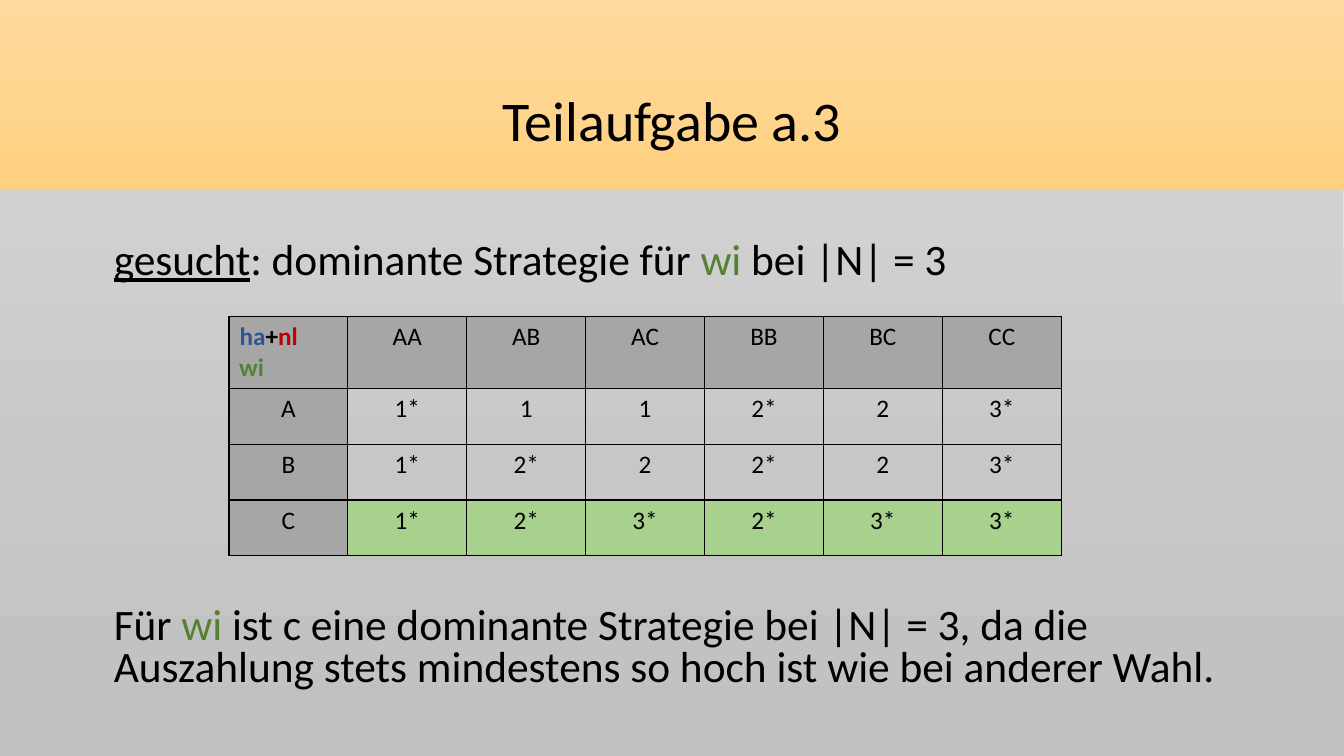
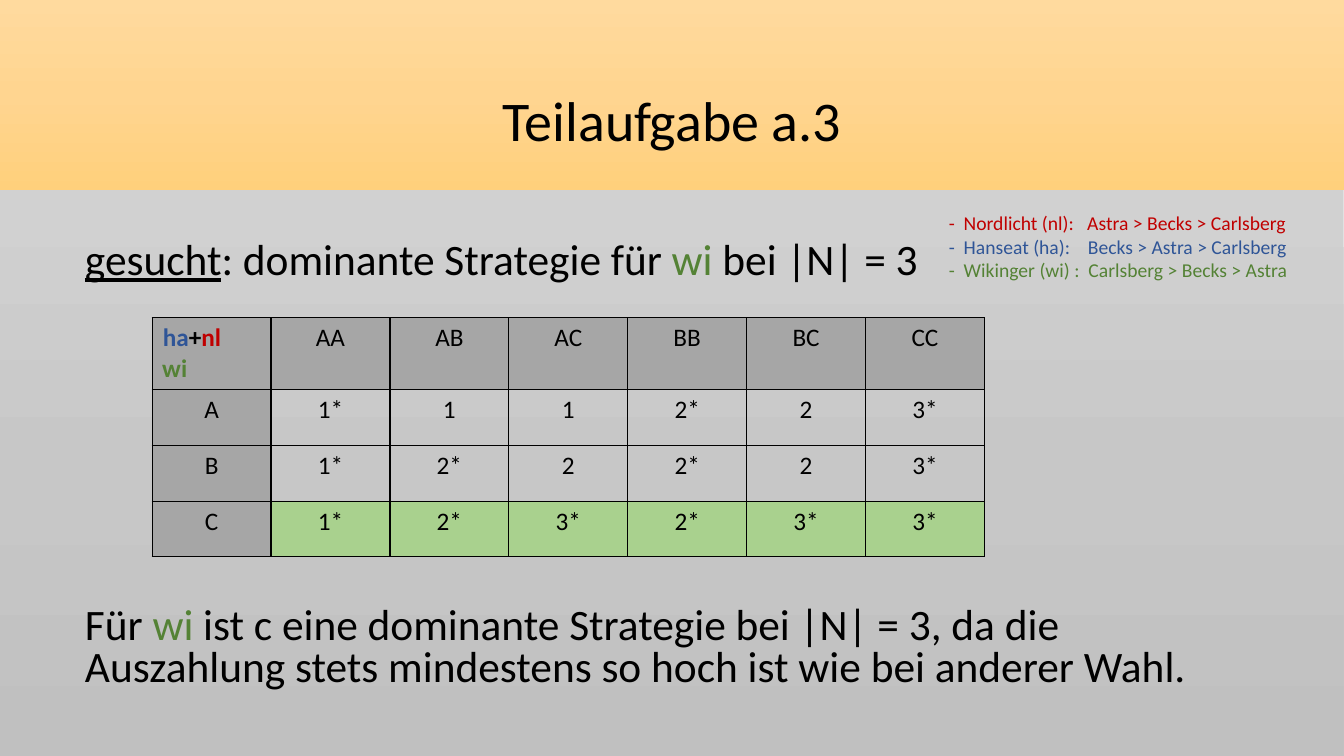
Before and after one commit to dtbinh/ws-1516-group-02, a slide deck: slide 9 of Blatt-09/Präsentation Aufgabe 09.pptx. Drawn at 1344x756 pixels with LibreOffice and Linux fonts; fonts in the diff are those of the drawing. Boxes give left, top, right and bottom in pixels: in the first picture for what was removed or moved away, otherwise in the second. Text is boxed around its words. In the diff, an @@ line names an element or a change of style, - is before the commit and + after.

```diff
--- a/Blatt-09/Präsentation Aufgabe 09.pptx
+++ b/Blatt-09/Präsentation Aufgabe 09.pptx
@@ subtitle "gesucht: dominante Strategie für wi ...": place and size @@
-subtitle "gesucht: dominante Strategie für wi ..." at [114,243,1215,690]
+subtitle "gesucht: dominante Strategie für wi ..." at [85,243,1186,690]
@@ text added at [964,216,1287,281], 14 pt, text #C00000 @@
+  - Nordlicht (nl): Astra > Becks > Carlsberg
+  - Hanseat (ha): Becks > Astra > Carlsberg
+  - Wikinger (wi) : Carlsberg > Becks > Astra
@@ table: place and size @@
-table at [229,317,1062,555]
+table at [152,318,985,556]
```
Also in this commit, not shown: 2 other slides changed, 1 other file.
